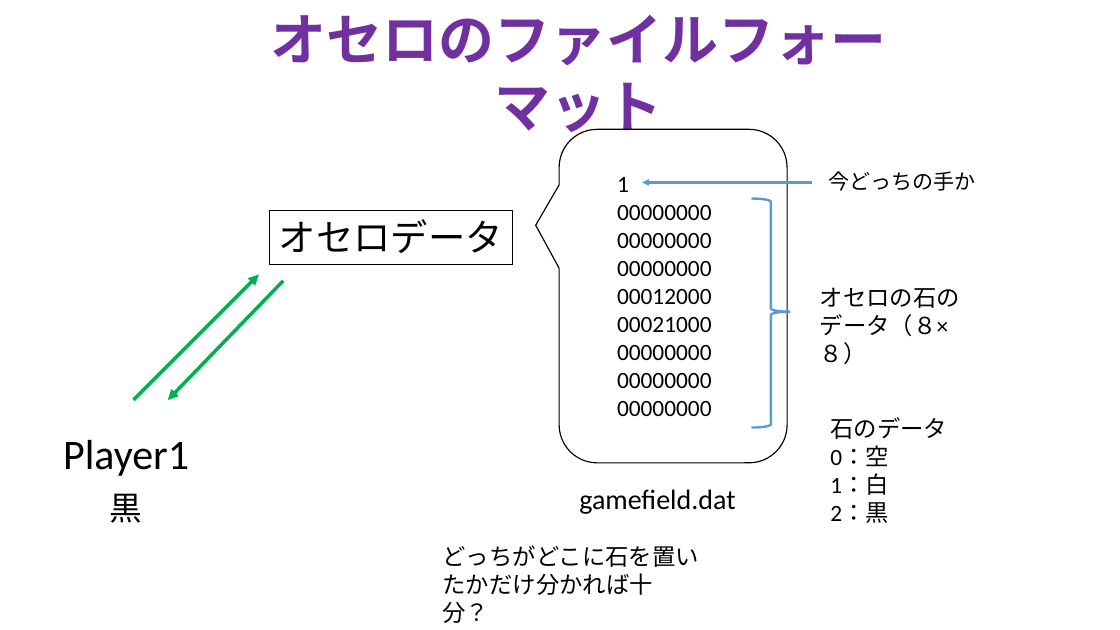
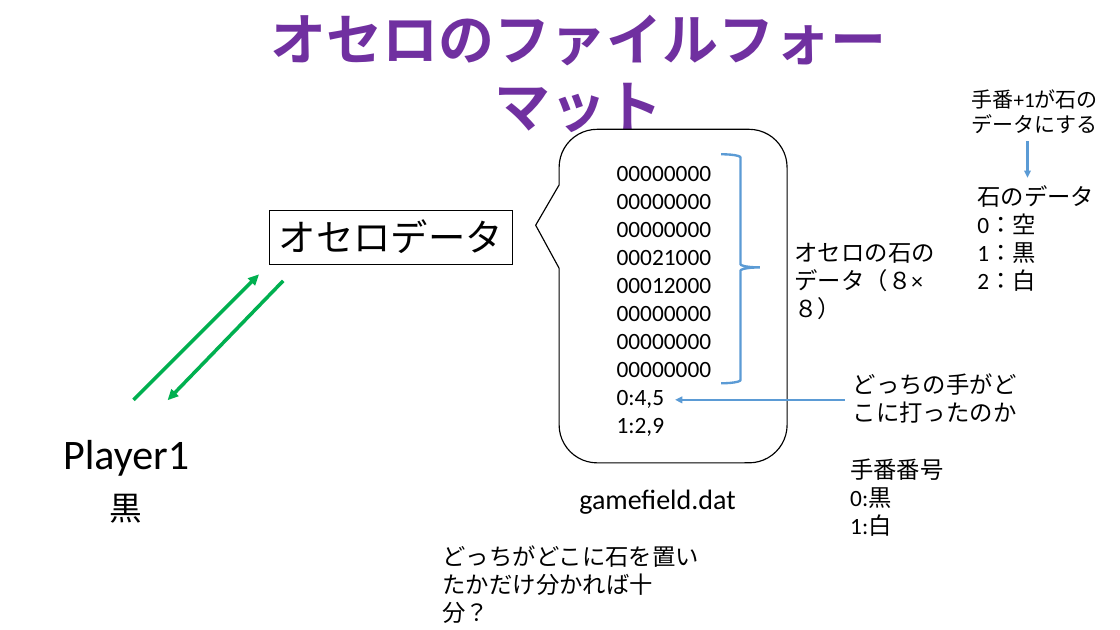
Before and after one commit to TakanoriOnuma/WebApplication, a slide deck: slide 3 of design/ゲームシステム.pptx. Drawn at 1120x630 pixels with LibreOffice and Linux fonts; fonts in the diff are those of the drawing. Boxes give left, top, right and bottom in pixels: in the first picture for what was removed or moved away, otherwise in the second. Text is boxed around its words. In the diff, an @@ line names an element or a change of style, - is before the commit and + after.

Commit message:
ファイルフォーマットの修正
ファイルのフォーマットを変更した。
誰がどこに打ったのかっていう情報がないと、
アニメーションを行えなくなってしまうため必要。

```diff
--- a/design/ゲームシステム.pptx
+++ b/design/ゲームシステム.pptx
@@ text added at box(972, 89, 1098, 109), 18 pt, text #000000 @@
+手番+1が石のデータにする
@@ arrow added from (1028, 141) to (1028, 178), #5B9BD5 2 pt @@
@@ text "00000000": place and size @@
-text "00000000" at box(617, 177, 712, 416)
+text "00000000" at box(617, 166, 712, 436)
@@ text at box(617, 177, 629, 192): paragraph removed @@
-1
@@ left brace: place and size @@
-left brace at box(752, 198, 791, 428)
+left brace at box(722, 155, 760, 384)
@@ text "石のデータ": place and size @@
-text "石のデータ" at box(830, 417, 947, 523)
+text "石のデータ" at box(977, 185, 1094, 291)
@@ text "オセロの石のデータ（８×８）": place and size @@
-text "オセロの石のデータ（８×８）" at box(820, 287, 960, 336)
+text "オセロの石のデータ（８×８）" at box(795, 242, 935, 291)
@@ text at box(617, 250, 712, 265): paragraph added @@
+00021000
@@ text at box(977, 242, 1036, 291): text changed @@
-1：白
-2：黒
+1：黒
+2：白
@@ text at box(617, 317, 712, 332): paragraph removed @@
-00021000
@@ text at box(853, 373, 1017, 423): text changed; size 18 to 20 pt @@
-今どっちの手か
+どっちの手がどこに打ったのか
@@ text at box(617, 390, 665, 436): paragraphs added @@
+0:4,5
+1:2,9
@@ arrow moved from (812, 182) - (643, 182) to (844, 400) - (676, 400) @@
@@ text added at box(850, 458, 943, 536), 20 pt, text #000000 @@
+手番番号
+0:黒
+1:白
```
